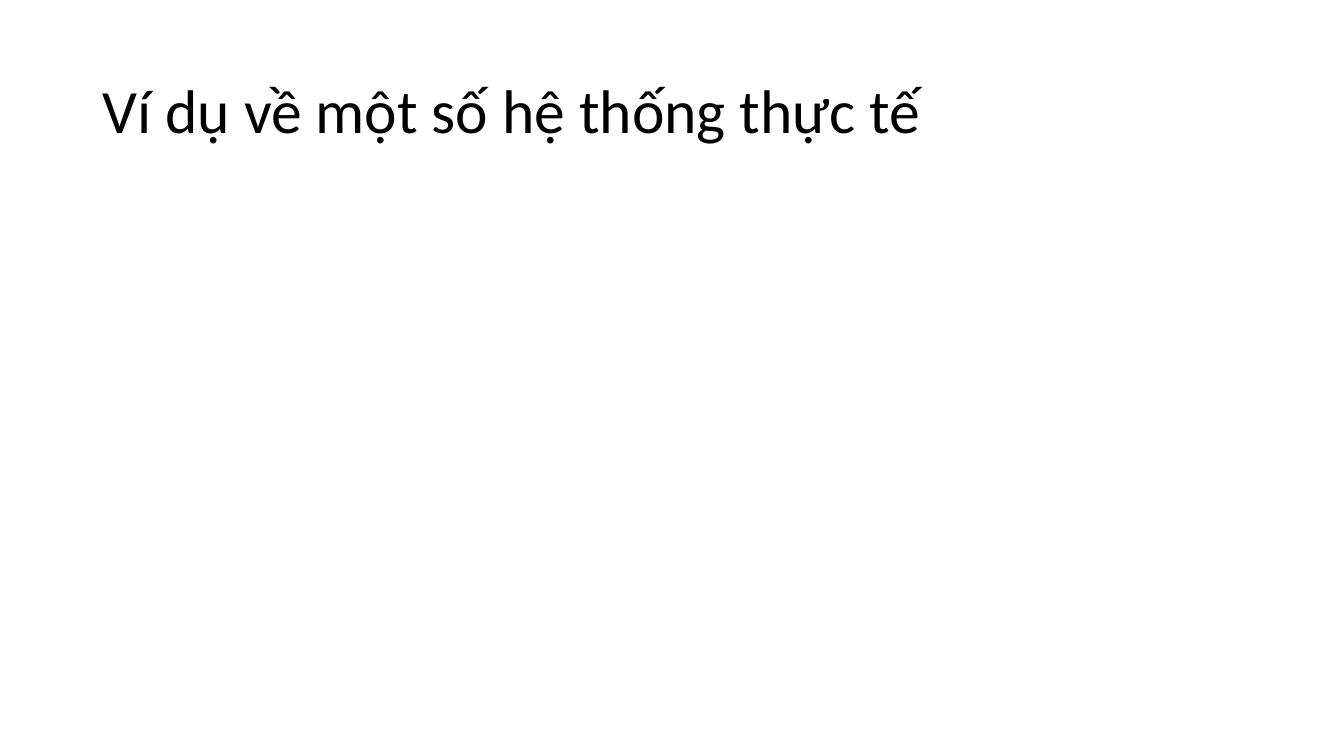
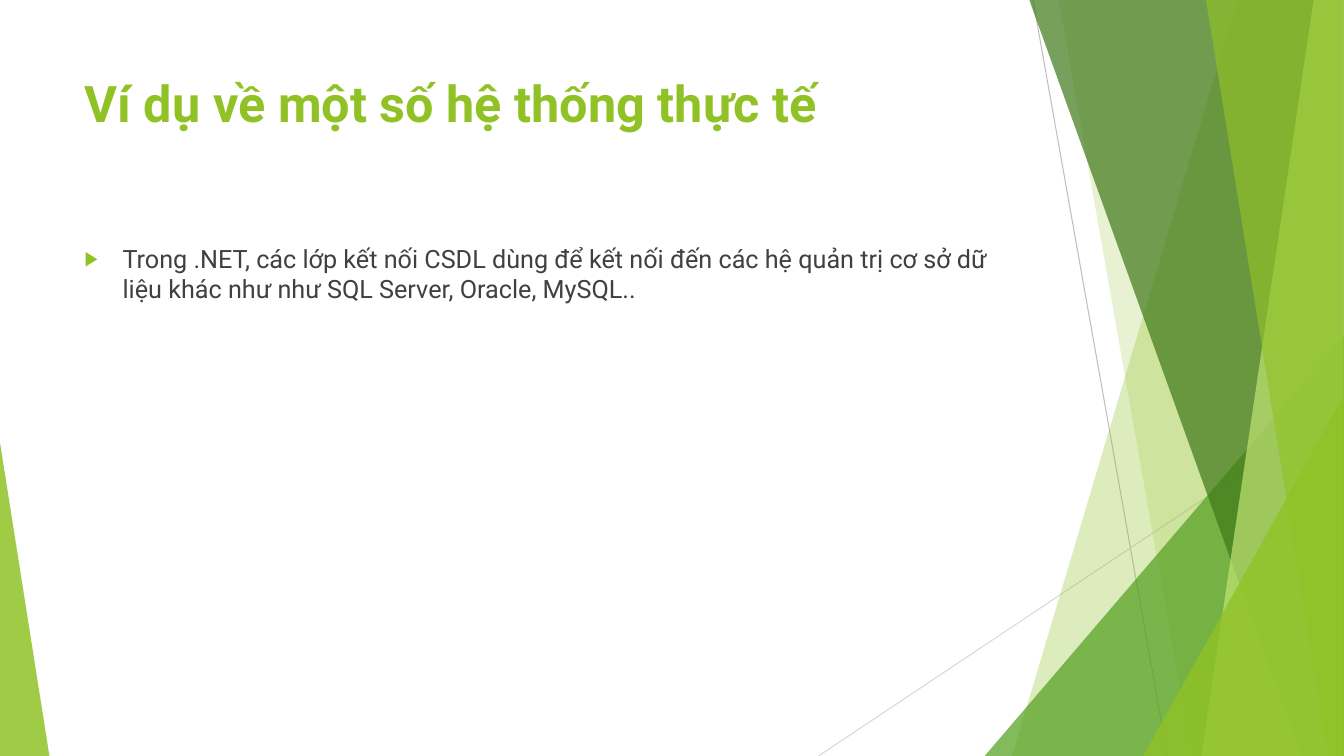
Before and after one commit to ChrisJamison/design_pattern, a slide deck: slide 12 of Báo cáo cuối kỳ/1. Abstract Fatory/Slide.pptx (slide 11 before the commit). Drawn at 1344x756 pixels with LibreOffice and Linux fonts; fonts in the diff are those of the drawing. Boxes give left, top, right and bottom in pixels: in the first picture for what was removed or moved away, otherwise in the second. Text is boxed around its words. In the diff, an @@ line names an element or a change of style, - is before the commit and + after.

```diff
--- a/Báo cáo cuối kỳ/1. Abstract Fatory/Slide.pptx
+++ b/Báo cáo cuối kỳ/1. Abstract Fatory/Slide.pptx
@@ title "Ví dụ về một số ...": place and size @@
-title "Ví dụ về một số ..." at <box>102,86,921,144</box>
+title "Ví dụ về một số ..." at <box>85,82,817,133</box>
@@ title "Ví dụ về một số ..." at <box>85,82,817,133</box>: size 44 to 36 pt, font Calibri to Roboto, text colour #000000 to #90C226, bold on; line spacing 0.9 to 1; vertical alignment middle to top @@
@@ text added at <box>123,247,987,304</box>, 18 pt, text #404040 @@
+▶ Trong .NET, các lớp kết nối CSDL dùng để kết nối đến các hệ quản trị cơ sở dữ liệu khác như như SQL Server, Oracle, MySQL..
@@ group added at <box>0,0,1344,756</box>: 5 freeform shapes, 3 triangles, 2 lines @@
```
Also in this commit, not shown: 7 other slides changed, 5 slides added, 3 slides removed, 1 other file.
